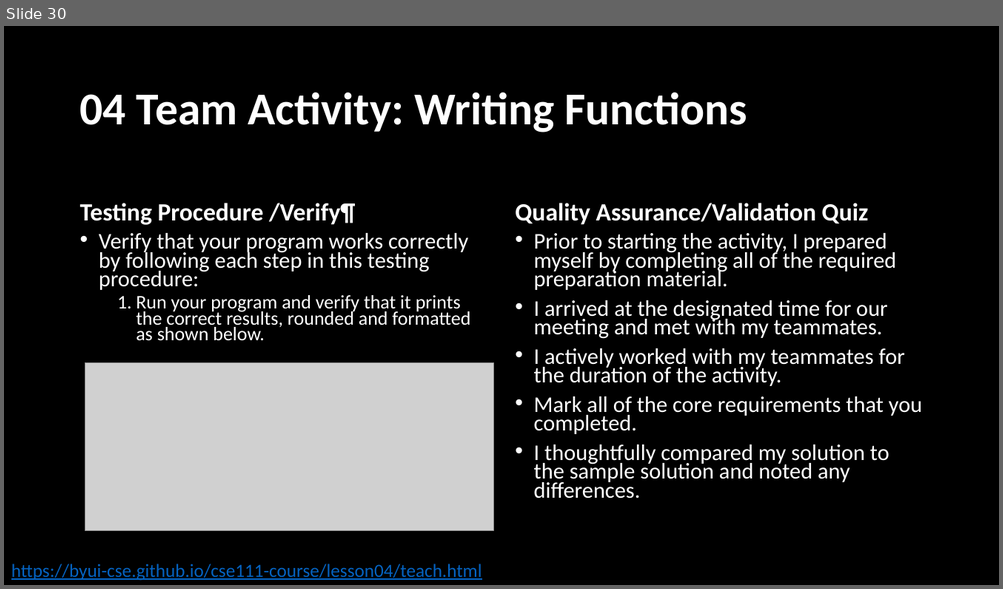
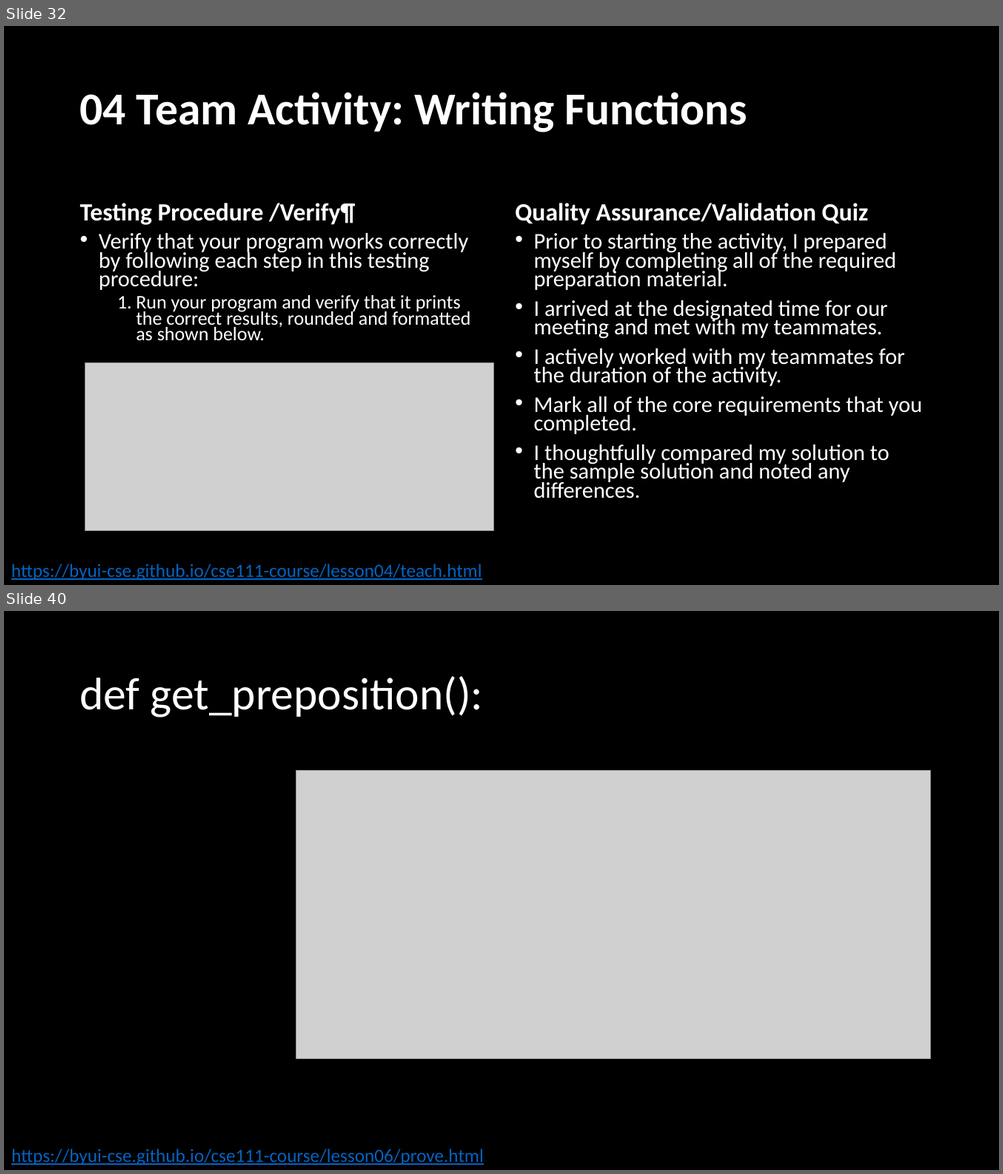
Before and after one commit to BroClements/CSE111ProgwFunctions, a slide deck: CSE111W04_FunctionDetails.pptx. Shown one above the other, each under a label of ours: slide 30 before the commit, slides 32 and 40 after it; the slides between them are not shown. The pictures are 1003x589 and 1003x1174 pixels, drawn with LibreOffice and Linux fonts; fonts in the diff are those of the drawing; grey boxes stand for pictures. Boxes give left, top, right and bottom in pixels: in the first picture for what was removed or moved away, otherwise in the second. Text is boxed around its words. In the diff, an @@ line names an element or a change of style, - is before the commit and + after.

```diff
--- a/CSE111W04_FunctionDetails.pptx
+++ b/CSE111W04_FunctionDetails.pptx
@@ slide 40 added at [4, 611, 999, 1170], background #000000 @@
@@ title added at [79, 676, 484, 718], 44 pt, text #FFFFFF @@
+def get_preposition():
@@ picture added at [296, 770, 930, 1059] @@
@@ text added at [11, 1149, 484, 1166], 18 pt, text #0563C1, underline @@
+https://byui-cse.github.io/cse111-course/lesson06/prove.html
@@ what was slide 30 is now slide 32 @@
```
Also in this commit, not shown: 2 slides changed, 14 other slides added, 2 slides removed, 2 other files.
